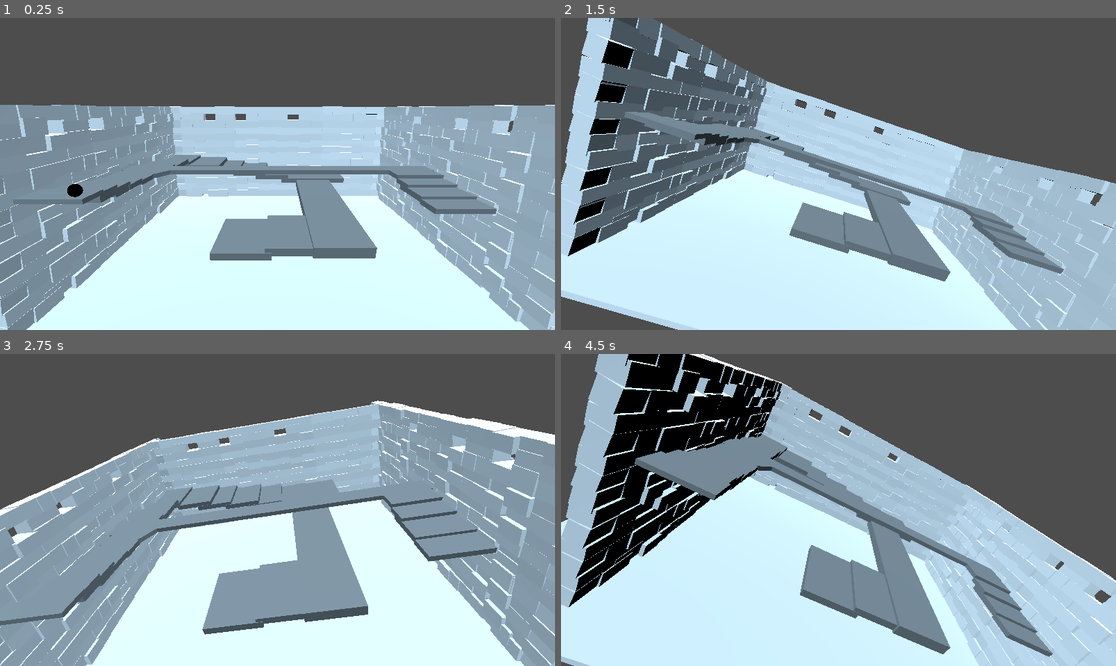
Above: before the commit, frames 1-4 (two rows, left to right).
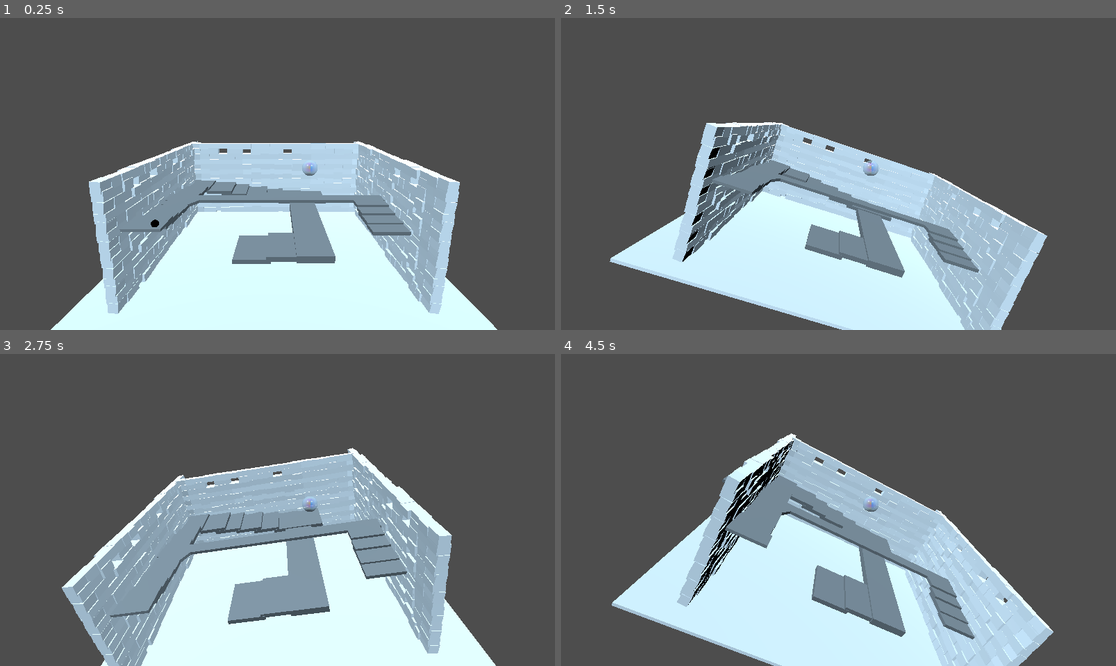
Above: after the commit, the same moments.

Repository: bam-squifi/gamejam-2025-bubbles
Game: Godot game, scene res://Level_1.tscn
Two runs of this game, one before a commit and one after it. Both use one fixed random seed, a clock stepped at 60 frames per second and the inputs below. Before the commit the project starts from res://Leve_1.tscn.
Inputs (mouse positions are in pixels of both pictures, inside the frame that each line leads up to):
- Up to frame 1 (0.25 s): no input
- Up to frame 2 (1.5 s): tap Enter at 0.5 s; move the mouse to (960, 158) at 0.52 s; move the mouse to (727, 189) at 1.27 s
- Up to frame 3 (2.75 s): tap Space at 2 s; move the mouse to (333, 441) at 2.02 s
- Up to frame 4 (4.5 s): tap Enter at 2.75, 4.25 s; move the mouse to (810, 572) at 2.77 s; tap Space at 3.5 s; move the mouse to (1005, 556) at 3.52 s; move the mouse to (672, 463) at 4.27 s

The runs differ from the first frame. In frame 1, 50% of the frame differs, in the area x 0-100%, y 27-100%; in frame 2, 48%; in frame 3, 53%, in the area x 0-100%, y 14-100%; in frame 4, 53%.

Commit message:
final commit for today

Diff:
--- a/Leve_1.tscn
+++ b/Level_1.tscn
@@ -1,9 +1,10 @@
-[gd_scene load_steps=6 format=3 uid="uid://pylim5r3d7d0"]
+[gd_scene load_steps=7 format=3 uid="uid://pylim5r3d7d0"]
 
-[ext_resource type="PackedScene" uid="uid://y7dsnl4c14pf" path="res://wall.tscn" id="1_gfc40"]
-[ext_resource type="PackedScene" uid="uid://bb7oauwmbmeu" path="res://step.tscn" id="3_fv5xo"]
-[ext_resource type="PackedScene" uid="uid://djbinfaue5mu3" path="res://ball.tscn" id="3_hgpc2"]
+[ext_resource type="PackedScene" path="res://wall.tscn" id="1_gfc40"]
+[ext_resource type="PackedScene" path="res://step.tscn" id="3_fv5xo"]
+[ext_resource type="PackedScene" uid="uid://bfdewrb7k574l" path="res://ball.tscn" id="3_hgpc2"]
 [ext_resource type="PackedScene" uid="uid://c7g7odqucpoyi" path="res://groundplane.tscn" id="4_5c3jh"]
+[ext_resource type="PackedScene" uid="uid://w0jayfege6gc" path="res://bubble.tscn" id="5_x6y17"]
 
 [sub_resource type="StandardMaterial3D" id="StandardMaterial3D_3u0fs"]
 
@@ -13,12 +14,13 @@
 [node name="Wall_left" type="Node" parent="."]
 
 [node name="Camera3D" type="Camera3D" parent="."]
-transform = Transform3D(1, 0, 0, 0, 0.973829, 0.22728, 0, -0.22728, 0.973829, 0.0862003, 3.48294, 4.72306)
+transform = Transform3D(1, 0, 0, 0, 0.973829, 0.22728, 0, -0.22728, 0.973829, 0.178405, 5.18282, 7.43806)
 fov = 57.8
 near = 0.029
 
 [node name="Ball" parent="." instance=ExtResource("3_hgpc2")]
 transform = Transform3D(1, 0, 0, 0, 1, 0, 0, 0, 1, -3.01124, 2.34542, 0.568979)
+mass = 100.0
 
 [node name="Groundplane" parent="." instance=ExtResource("4_5c3jh")]
 transform = Transform3D(-3.00905, 0, 1.06507e-07, 0, -0.095, 0, -2.6306e-07, 0, -1.2183, 0.102246, 0.00746105, -2.33655)
@@ -132,3 +134,6 @@
 [node name="DirectionalLight3D2" type="DirectionalLight3D" parent="."]
 transform = Transform3D(0.855002, -0.38797, 0.344166, 2.08449e-10, 0.663613, 0.748076, -0.518624, -0.639607, 0.567391, 5.43063, 9.9116, 2.61527)
 light_color = Color(0.705538, 0.822429, 0.905765, 1)
+
+[node name="SoapBubble" parent="." instance=ExtResource("5_x6y17")]
+transform = Transform3D(1, 0, 0, 0, 1, 0, 0, 0, 1, 0.801189, 4.05574, 2.1147)
--- a/bubble.tscn
+++ b/bubble.tscn
@@ -1,6 +1,6 @@
 [gd_scene load_steps=6 format=3 uid="uid://w0jayfege6gc"]
 
-[ext_resource type="Shader" path="res://bubble.gdshader" id="1_awtih"]
+[ext_resource type="Shader" path="res://shader/bubble.gdshader" id="1_awtih"]
 
 [sub_resource type="SphereMesh" id="SphereMesh_nkn8x"]
 
--- a/project.godot
+++ b/project.godot
@@ -11,7 +11,7 @@
 [application]
 
 config/name="Game-Jam-25Bubbles"
-run/main_scene="res://Leve_1.tscn"
+run/main_scene="res://Level_1.tscn"
 config/features=PackedStringArray("4.3", "Forward Plus")
 config/icon="res://icon.svg"
 
Not shown: 1 places in TestingGround.tscn that only renumber resources
Renamed: bubble.gdshader -> shader/bubble.gdshader
